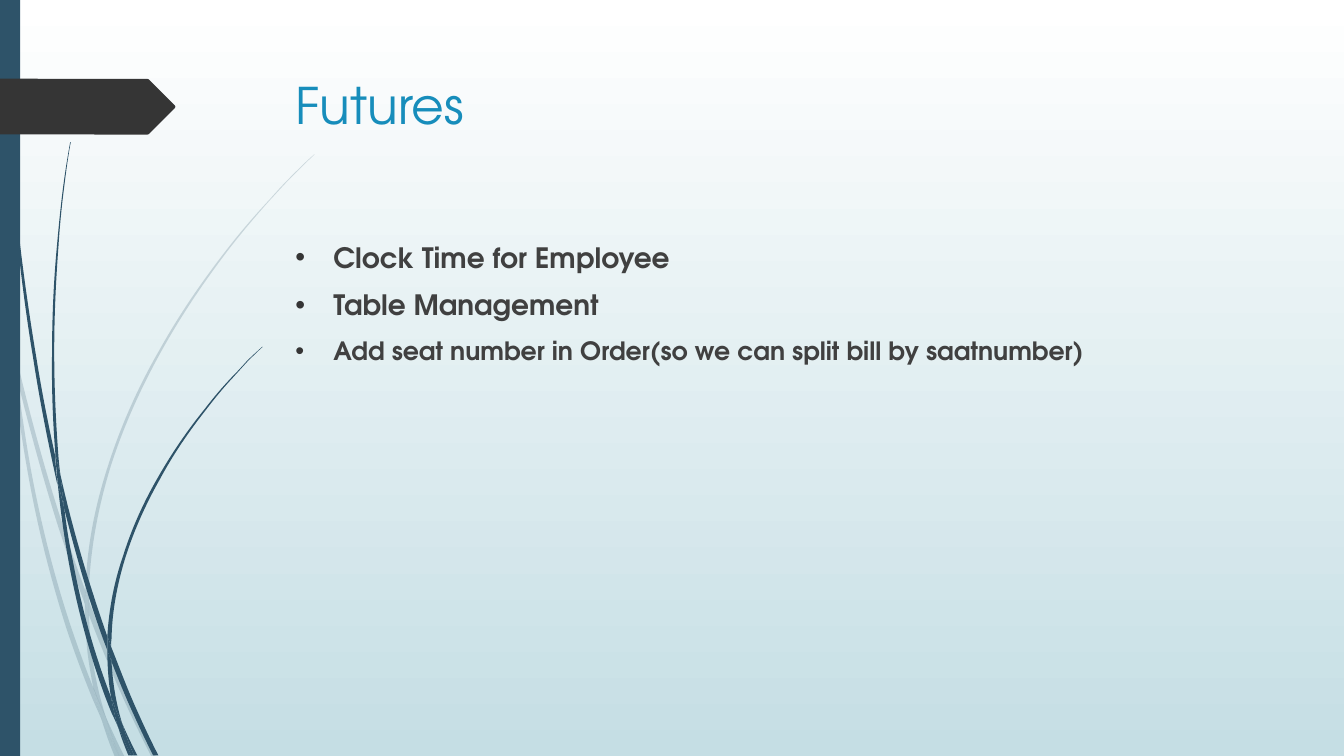
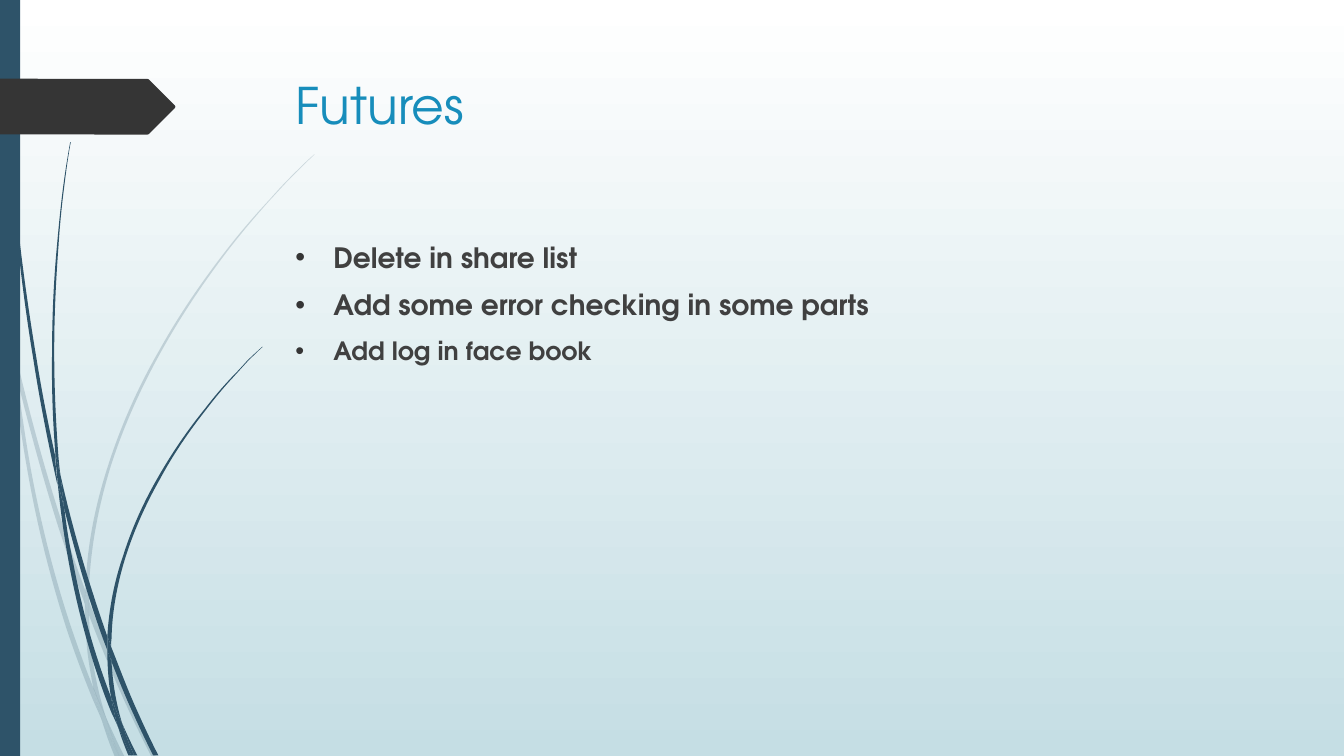
Before and after one commit to Azam6169/storageSystem, a slide deck: slide 7 of PHP-Presentation.pptx (slide 9 before the commit). Drawn at 1344x756 pixels with LibreOffice and Linux fonts; fonts in the diff are those of the drawing. Boxes give left, top, right and bottom in pixels: in the first picture for what was removed or moved away, otherwise in the second. Text is boxed around its words. In the diff, an @@ line names an element or a change of style, - is before the commit and + after.

Commit message:
*Share file *Daily scrum *Presentation

```diff
--- a/PHP-Presentation.pptx
+++ b/PHP-Presentation.pptx
@@ text at bbox=[333, 246, 868, 366]: text changed; size 18 to 20 pt @@
-• Clock Time for Employee
-• Table Management
-• Add seat number in Order(so we can split bill by saatnumber)
+• Delete in share list
+• Add some error checking in some parts
+• Add log in face book
```
Also in this commit, not shown: 4 other slides changed, 3 slides removed, 2 other files.
